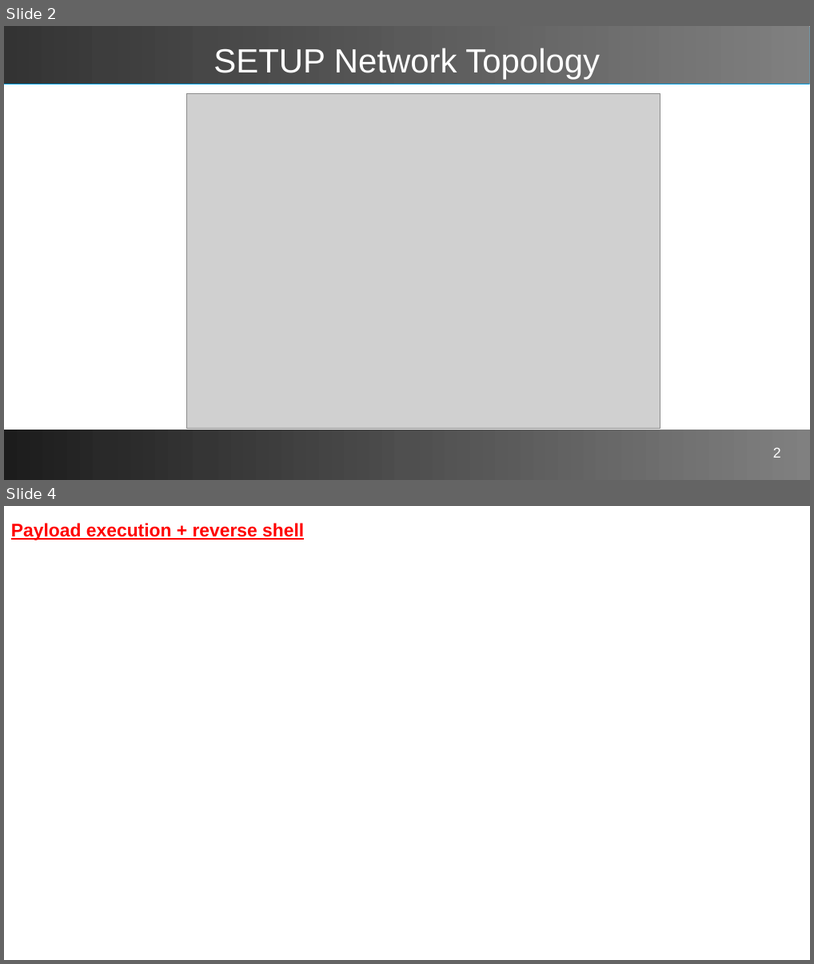
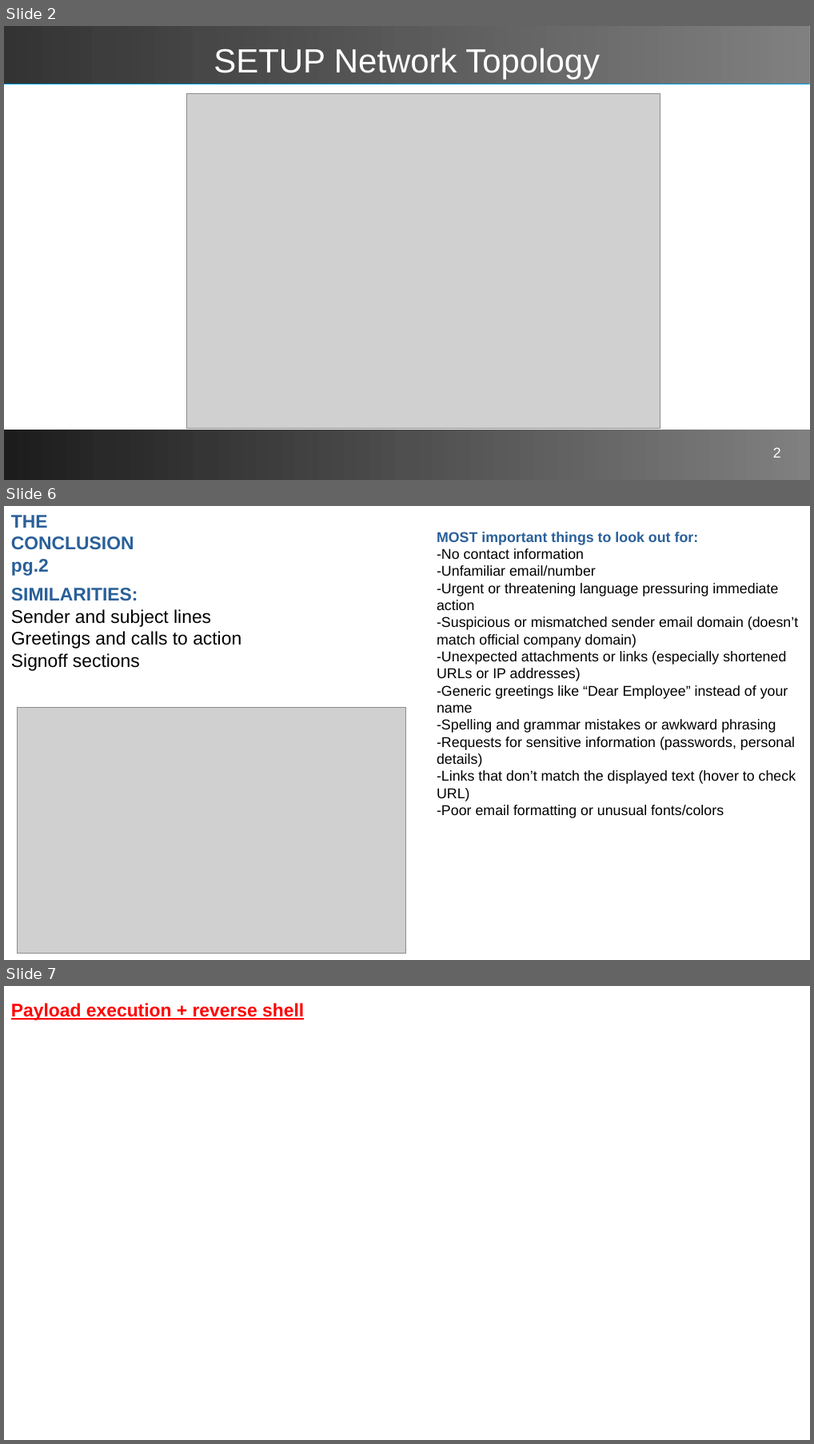
Before and after one commit to dzoraj/Simulated-Corporate-Cyber-Attack, a slide deck: Simulated Corporate Cyber-Attack.odp. Shown one above the other, each under a label of ours: slides 2 and 4 before the commit, slides 2, 6 and 7 after it; the slides between them are not shown. The pictures are 814x964 and 814x1444 pixels, drawn with LibreOffice and Linux fonts; fonts in the diff are those of the drawing; grey boxes stand for pictures. Boxes give left, top, right and bottom in pixels: in the first picture for what was removed or moved away, otherwise in the second. Text is boxed around its words. In the diff, an @@ line names an element or a change of style, - is before the commit and + after.

Commit message:
Email analysis

```diff
--- a/Simulated Corporate Cyber-Attack.odp
+++ b/Simulated Corporate Cyber-Attack.odp
@@ slide 6 added at (4, 506, 810, 960), background #FFFFFF @@
@@ text added at (11, 515, 134, 576), 18 pt, text #2A6099, bold @@
+THE CONCLUSION pg.2
@@ text added at (437, 532, 798, 818), 14 pt, text #000000 @@
+MOST important things to look out for:
+-No contact information
+-Unfamiliar email/number
+-Urgent or threatening language pressuring immediate action
+-Suspicious or mismatched sender email domain (doesn’t match official company domain)
+-Unexpected attachments or links (especially shortened URLs or IP addresses)
+-Generic greetings like “Dear Employee” instead of your name
+-Spelling and grammar mistakes or awkward phrasing
+-Requests for sensitive information (passwords, personal details)
+-Links that don’t match the displayed text (hover to check URL)
+-Poor email formatting or unusual fonts/colors
@@ text added at (11, 588, 242, 671), 18 pt, text #000000 @@
+SIMILARITIES:
+Sender and subject lines
+Greetings and calls to action
+Signoff sections
@@ picture added at (17, 708, 406, 952) @@
@@ what was slide 4 is now slide 7 @@
```
Also in this commit, not shown: 3 other slides added, 1 slide removed, 5 other files.
